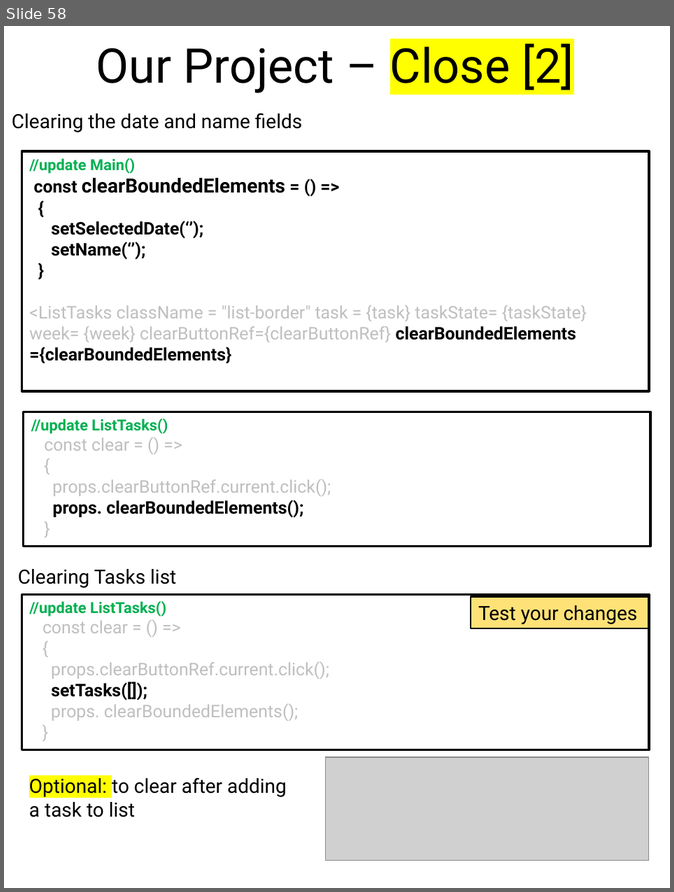
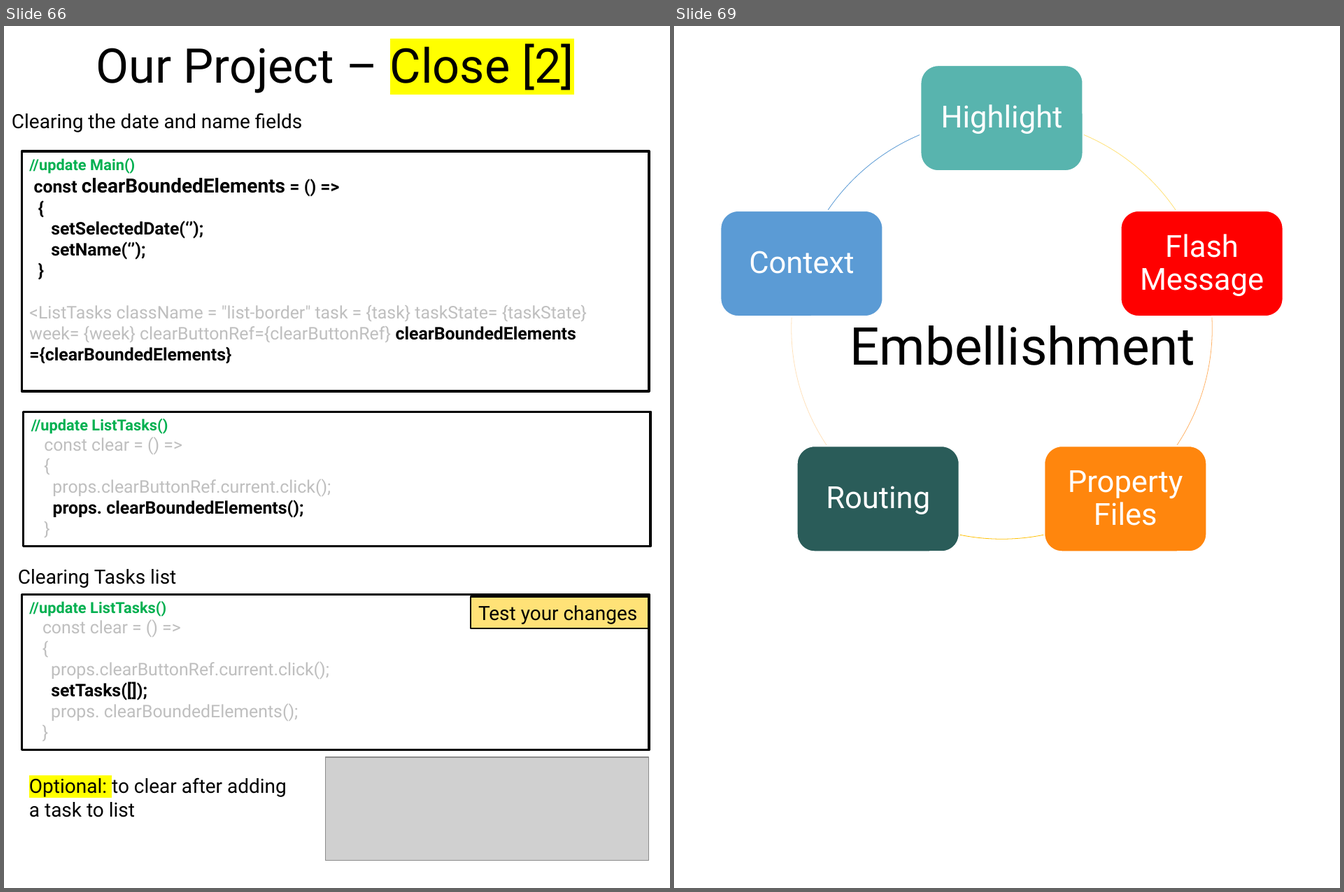
Before and after one commit to scorpion0511/mytracker, a slide deck: doc/React.pptx. Shown side by side, each under a label of ours: slide 58 before the commit, slides 66 and 69 after it; the slides between them are not shown. The pictures are 674x892 and 1344x892 pixels, drawn with LibreOffice and Linux fonts; fonts in the diff are those of the drawing; grey boxes stand for pictures. Boxes give left, top, right and bottom in pixels: in the first picture for what was removed or moved away, otherwise in the second. Text is boxed around its words. In the diff, an @@ line names an element or a change of style, - is before the commit and + after.

```diff
--- a/doc/React.pptx
+++ b/doc/React.pptx
@@ slide 69 added at bbox=[674, 26, 1340, 888], background #FFFFFF @@
@@ group added at bbox=[721, 65, 1283, 551]: 5 rounded rectangles, 5 texts, 5 freeform shapes @@
+Highlight
+Flash Message
+Property Files
+Routing
+Context
@@ text added at bbox=[850, 326, 1196, 366], 48 pt, text #000000 @@
+Embellishment
@@ what was slide 58 is now slide 66 @@
```
Also in this commit, not shown: 21 slides changed, 9 other slides added.
